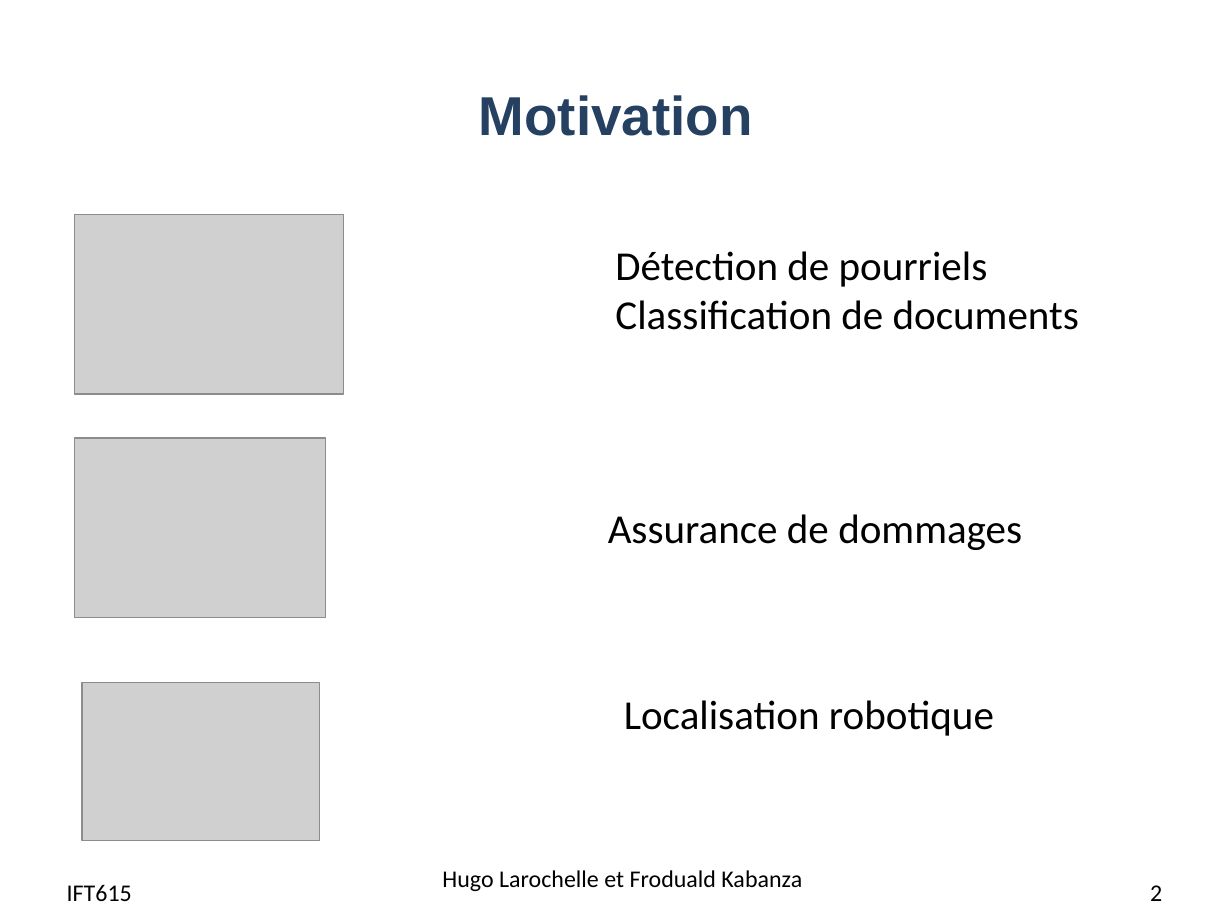
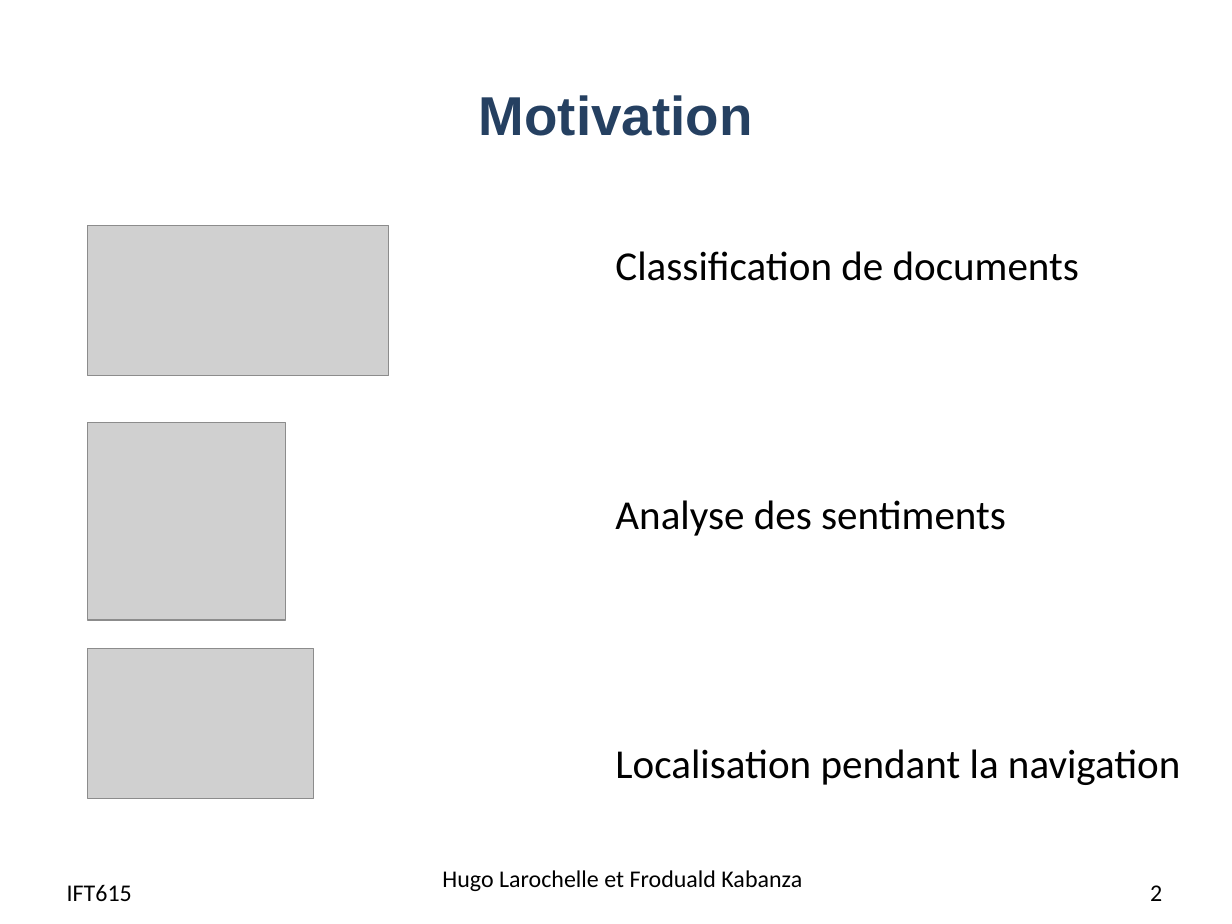
Before and after one commit to djeffkanda/djeffkanda.github.io, a slide deck: slide 2 of ift/assets/slides/ift615-09-Raisonnement probabiliste - notions de base et classifieur bayesien naif.pptx. Drawn at 1232x924 pixels with LibreOffice and Linux fonts; fonts in the diff are those of the drawing; grey boxes stand for pictures. Boxes give left, top, right and bottom in pixels: in the first picture for what was removed or moved away, otherwise in the second. Text is boxed around its words. In the diff, an @@ line names an element or a change of style, - is before the commit and + after.

```diff
--- a/ift/assets/slides/ift615-09-Raisonnement probabiliste - notions de base et classifieur bayesien naif.pptx
+++ b/ift/assets/slides/ift615-09-Raisonnement probabiliste - notions de base et classifieur bayesien naif.pptx
@@ picture: place and size @@
-picture at (74,214,342,393)
+picture at (87,225,388,376)
@@ text at (615,251,988,287): paragraph removed @@
-Détection de pourriels
@@ picture: place and size @@
-picture at (74,439,325,617)
+picture at (87,423,286,621)
@@ text added at (615,500,1006,536), 24 pt, text #000000 @@
+Analyse des sentiments
@@ text removed at (608,514,1022,550) @@
-Assurance de dommages
@@ picture: place and size @@
-picture at (83,683,320,840)
+picture at (87,648,313,798)
@@ text at (615,749,1180,785): text changed @@
-Localisation robotique
+Localisation pendant la navigation
```
Also in this commit, not shown: 16 other slides changed, 4 slides removed, 5 other files.
